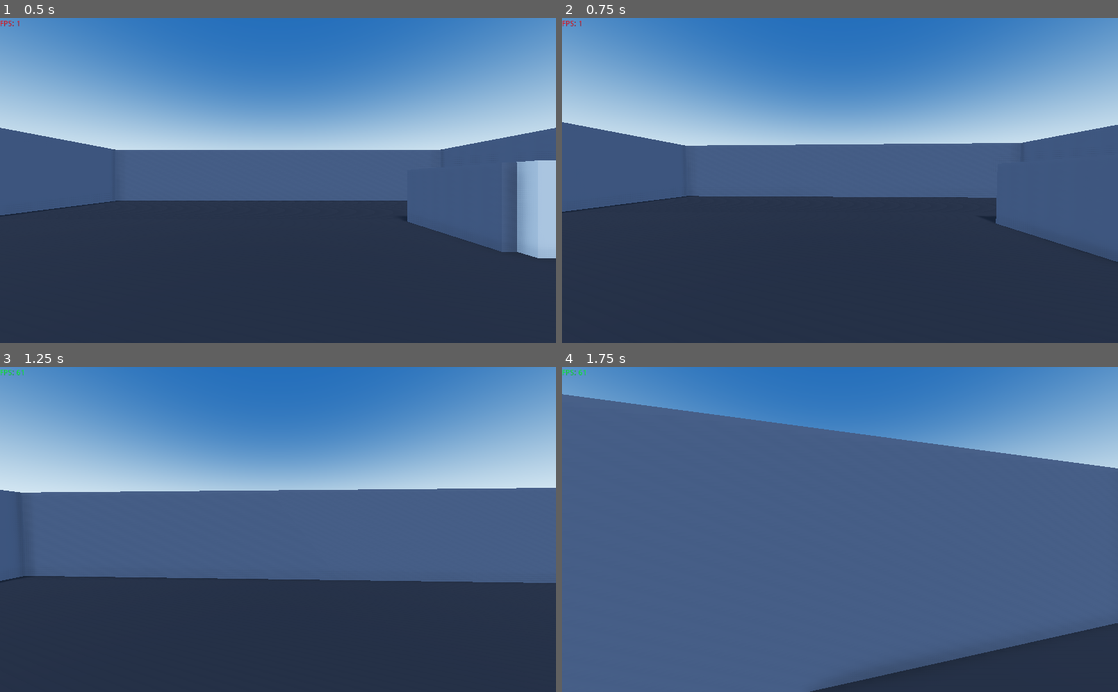
Above: before the commit, frames 1-4 (two rows, left to right).
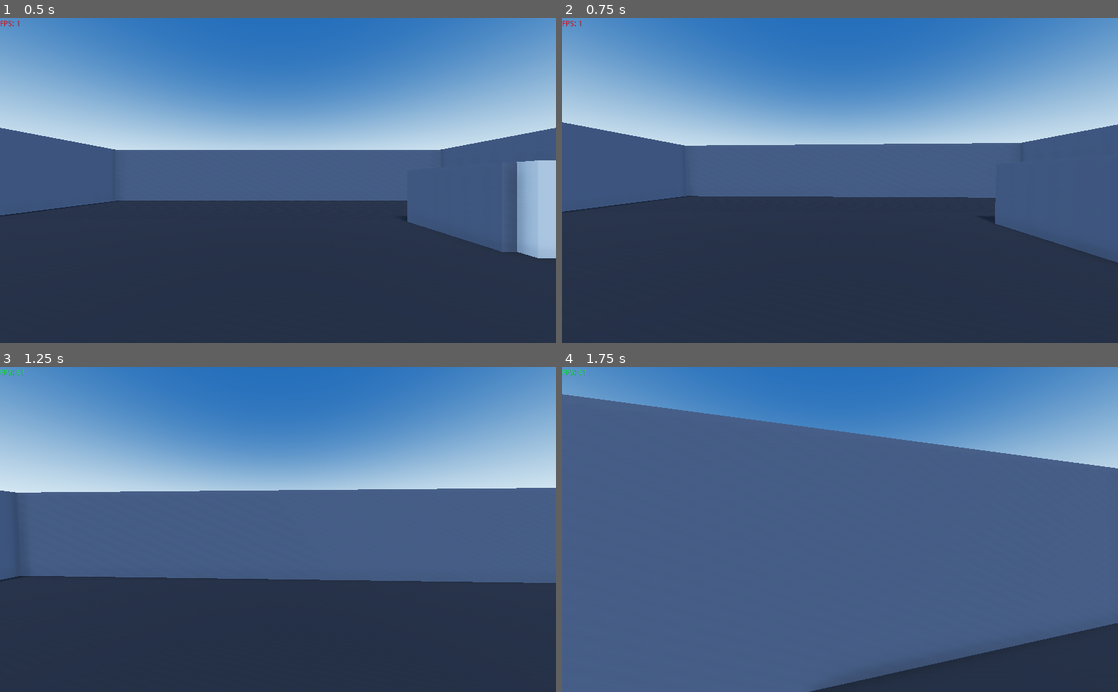
Above: after the commit, the same moments.

Repository: Whimfoome/godot-FirstPersonStarter
Game: Godot game, scene res://FirstPersonStarter/Maps/Levels/L_Main.tscn
The game is run twice, just before and just after one commit, with the same random seed, the same clock (stepped at 60 frames per second) and the same inputs.
Inputs (mouse positions are in pixels of both pictures, inside the frame that each line leads up to):
- Up to frame 1 (0.5 s): no input
- Up to frame 2 (0.75 s): move the mouse to (834, 187) at 0.52 s; hold W (moveForward) from 0.53 s (still down); hold Shift (moveSprint) from 0.53 s (still down)
- Up to frame 3 (1.25 s): keep holding W (moveForward); keep holding Shift (moveSprint); tap Space (moveJump) at 0.77 s
- Up to frame 4 (1.75 s): keep holding W (moveForward); move the mouse to (878, 532) at 1.27 s; release Shift (moveSprint) at 1.28 s; tap Shift (moveSprint) at 1.35 s; tap Space (moveJump) at 1.52 s

Frame 1 is identical in both runs. In frame 2, less than 0.1% of the frame differs, in the area x 0-100%, y 32-76%; in frame 3, less than 0.1%; in frame 4, less than 0.1%.

Commit message:
Accel and Slope

Diff:
--- a/FirstPersonStarter/Core/Scripts/player_controller.gd
+++ b/FirstPersonStarter/Core/Scripts/player_controller.gd
@@ -1,10 +1,6 @@
 extends KinematicBody
 
-"""
-Original code from Jeremy Bullock: https://www.youtube.com/watch?v=Etpq-d5af6M&list=PLTZoMpB5Z4aD-rCpluXsQjkGYgUGUZNIV
-He explains the code very well, so if you have any questions, just head up to his channel.
-Modified by me.
-"""
+##################################################
 
 # Camera
 export var mouse_sensitivity: float = 10.0
@@ -83,7 +79,7 @@
 	elif !slope_ray.is_colliding():
 		grounded = false
 	if grounded and !is_on_floor():
-		var _collision: KinematicCollision  = move_and_collide(Vector3(0, -0.1, 0))
+		var _collision: KinematicCollision  = move_and_collide(Vector3(0, -0.05, 0))
 
 	# Jump
 	if grounded and Input.is_action_just_pressed("moveJump"):
@@ -105,6 +101,7 @@
 		sprinting = false
 
 	# Acceleration and Deacceleration
+	# where would the player go
 	var temp_vel: Vector3 = velocity
 	temp_vel.y = 0
 	var target: Vector3 = direction * speed
@@ -113,7 +110,13 @@
 		temp_accel = acceleration
 	else:
 		temp_accel = deacceleration
+	# interpolation and clamping
 	temp_vel = temp_vel.linear_interpolate(target, temp_accel * delta)
+	if temp_vel.x < 0.25 && temp_vel.x > -0.25:
+		temp_vel.x = 0
+	if temp_vel.z < 0.25 && temp_vel.z > -0.25:
+		temp_vel.z = 0
+	# apply interpolation
 	velocity.x = temp_vel.x
 	velocity.z = temp_vel.z
 
--- a/FirstPersonStarter/Maps/Levels/L_Main.tscn
+++ b/FirstPersonStarter/Maps/Levels/L_Main.tscn
@@ -82,7 +82,7 @@
 [node name="ArenaGeometry" type="Spatial" parent="."]
 
 [node name="Floor" type="MeshInstance" parent="ArenaGeometry"]
-transform = Transform( 40, 0, 0, 0, -1.74846e-006, -1, 0, 40, -4.37114e-008, 0.0313206, 9.53674e-007, 0.00365067 )
+transform = Transform( 40, 0, 0, 0, -1.74846e-06, -1, 0, 40, -4.37114e-08, 0.0313206, 9.53674e-07, 0.00365067 )
 use_in_baked_light = true
 mesh = SubResource( 1 )
 material/0 = SubResource( 2 )
@@ -104,7 +104,7 @@
 shape = SubResource( 3 )
 
 [node name="BigCube1" type="MeshInstance" parent="ArenaGeometry"]
-transform = Transform( -1.74846e-007, 12, -1.31134e-007, 0, -5.24537e-007, -3, -4, -5.24537e-007, 5.73206e-015, -13.5, 2, 6 )
+transform = Transform( -1.74846e-07, 12, -1.31134e-07, 0, -5.24537e-07, -3, -4, -5.24537e-07, 5.73206e-15, -13.5, 2, 6 )
 use_in_baked_light = true
 mesh = SubResource( 4 )
 material/0 = SubResource( 6 )
@@ -115,7 +115,7 @@
 shape = SubResource( 3 )
 
 [node name="BigCube2" type="MeshInstance" parent="ArenaGeometry"]
-transform = Transform( -1.74846e-007, 12, -1.31134e-007, 0, -5.24537e-007, -3, -4, -5.24537e-007, 5.73206e-015, 13.5, 2, -7.44552 )
+transform = Transform( -1.74846e-07, 12, -1.31134e-07, 0, -5.24537e-07, -3, -4, -5.24537e-07, 5.73206e-15, 13.5, 2, -7.44552 )
 use_in_baked_light = true
 mesh = SubResource( 4 )
 material/0 = SubResource( 7 )
@@ -126,7 +126,7 @@
 shape = SubResource( 3 )
 
 [node name="Wall1" type="MeshInstance" parent="ArenaGeometry"]
-transform = Transform( 1, 0, 0, 0, -1.74846e-006, -6, 0, 40, -2.62268e-007, -19.5, 3.5, 0 )
+transform = Transform( 1, 0, 0, 0, -1.74846e-06, -6, 0, 40, -2.62268e-07, -19.5, 3.5, 0 )
 use_in_baked_light = true
 mesh = SubResource( 4 )
 material/0 = SubResource( 8 )
@@ -137,7 +137,7 @@
 shape = SubResource( 9 )
 
 [node name="Wall2" type="MeshInstance" parent="ArenaGeometry"]
-transform = Transform( 1, 0, 0, 0, -1.74846e-006, -6, 0, 40, -2.62268e-007, 19.5, 3.5, 0 )
+transform = Transform( 1, 0, 0, 0, -1.74846e-06, -6, 0, 40, -2.62268e-07, 19.5, 3.5, 0 )
 use_in_baked_light = true
 mesh = SubResource( 4 )
 material/0 = SubResource( 10 )
@@ -148,7 +148,7 @@
 shape = SubResource( 9 )
 
 [node name="Wall3" type="MeshInstance" parent="ArenaGeometry"]
-transform = Transform( -4.37114e-008, 40, -2.62268e-007, 0, -1.74846e-006, -6, -1, -1.74846e-006, 1.14641e-014, 0, 3.5, 19.5 )
+transform = Transform( -4.37114e-08, 40, -2.62268e-07, 0, -1.74846e-06, -6, -1, -1.74846e-06, 1.14641e-14, 0, 3.5, 19.5 )
 use_in_baked_light = true
 mesh = SubResource( 4 )
 material/0 = SubResource( 11 )
@@ -159,7 +159,7 @@
 shape = SubResource( 9 )
 
 [node name="Wall4" type="MeshInstance" parent="ArenaGeometry"]
-transform = Transform( -4.37114e-008, 40, -2.62268e-007, 0, -1.74846e-006, -6, -1, -1.74846e-006, 1.14641e-014, 0, 3.5, -19.5 )
+transform = Transform( -4.37114e-08, 40, -2.62268e-07, 0, -1.74846e-06, -6, -1, -1.74846e-06, 1.14641e-14, 0, 3.5, -19.5 )
 use_in_baked_light = true
 mesh = SubResource( 4 )
 material/0 = SubResource( 12 )
@@ -189,6 +189,6 @@
 transform = Transform( 1, 0, 0, 0, 1, 0, 0, 0, 1, 0, 3, 0 )
 
 [node name="Ladder" parent="." instance=ExtResource( 7 )]
-transform = Transform( -4.37114e-008, 0, 7, 0, 1.51, 0, -1, 0, -3.0598e-007, 13.25, 2, -5.25 )
+transform = Transform( -4.37114e-08, 0, 7, 0, 1.51, 0, -1, 0, -3.0598e-07, 13.25, 2, -5.25 )
 
 [node name="FPS_Counter" parent="." instance=ExtResource( 5 )]
--- a/project.godot
+++ b/project.godot
@@ -1124,6 +1124,10 @@
 3d_physics/layer_1="Objects"
 3d_physics/layer_2="Player"
 
+[memory]
+
+limits/message_queue/max_size_kb=8192
+
 [rendering]
 
 quality/filters/use_nearest_mipmap_filter=true
Not shown, added: icon.png.import
